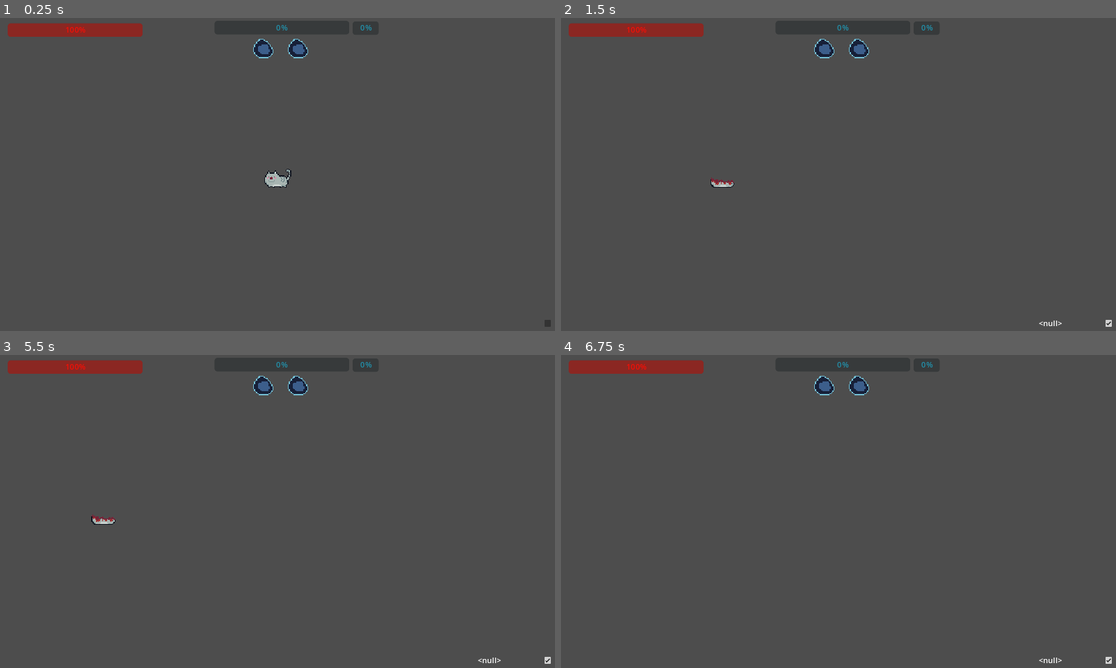
Above: before the commit, frames 1-4 (two rows, left to right).
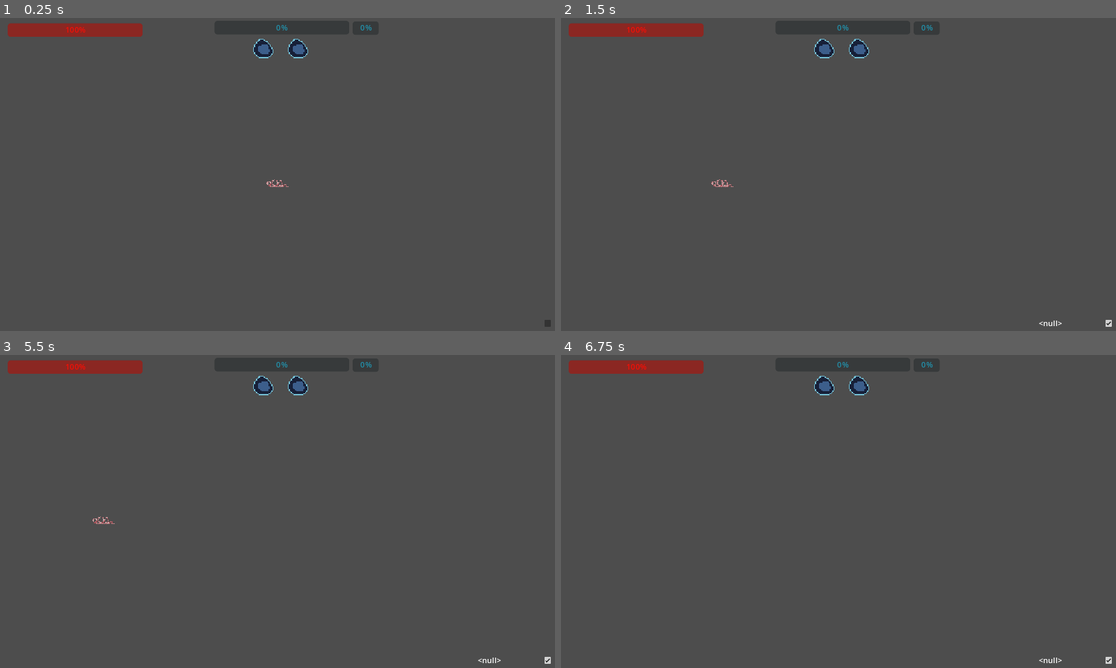
Above: after the commit, the same moments.

Repository: Deojee/project-sodalake
Game: Godot game, scene res://scenes/player.tscn
Two runs of this game, one before a commit and one after it. Both use one fixed random seed, a clock stepped at 60 frames per second and the inputs below. This scene is started directly instead of the project's main scene.
Inputs (mouse positions are in pixels of both pictures, inside the frame that each line leads up to):
- Up to frame 1 (0.25 s): no input
- Up to frame 2 (1.5 s): click (1110, 324) at 0.5 s; tap Enter (enter) at 1.25 s; move the mouse to (960, 158) at 1.27 s; hold D (right) from 1.28 s (still down); hold Enter (enter) from 1.28 s (still down)
- Up to frame 3 (5.5 s): click (399, 495) at 1.55 s; move the mouse to (166, 527) at 2.02 s; release D (right) at 2.03 s; release Enter (enter) at 2.03 s; hold S (down) 2.03-2.78 s; click (166, 527) at 2.1 s; tap Enter (enter) at 2.3, 3.5, 3.8, 5.3 s; tap Space at 2.75, 4.25 s; move the mouse to (333, 442) at 2.77 s; hold D (right) 2.78-3.53 s; hold / (commandLine) 2.78-3.53 s; click (333, 442) at 3.05 s; move the mouse to (249, 574) at 3.52 s; hold Up (up) 3.53-4.28 s; tap Shift (dash) at 3.6 s; move the mouse to (444, 558) at 4.27 s; hold Enter (enter) 4.28-5.03 s; hold Left (left) from 4.28 s (still down); click (444, 558) at 4.55 s; move the mouse to (111, 464) at 5.02 s; click (111, 464) at 5.1 s
- Up to frame 4 (6.75 s): move the mouse to (866, 511) at 5.77 s; release Left (left) at 5.78 s; hold S (down) 5.78-6.53 s; hold Tab (tab) 5.78-6.53 s; click (866, 511) at 6.05 s; tap Space at 6.5 s; move the mouse to (755, 433) at 6.52 s; hold D (right) from 6.53 s (still down); right-click (755, 433) at 6.6 s

The runs differ from the first frame. In frame 1, 0.2% of the frame differs, in the area x 47-53%, y 48-55%; in frame 2, 0.1%; in frame 3, 0.1%; in frame 4, nothing differs.
Error in both runs: Invalid assignment of property or key 'text' with value of type 'Nil' on a base object of type 'Label'. (res://scripts/Camera.gd:10)

Commit message:
added corpses and the ability to eat them

Diff:
--- a/scenes/avatar.tscn
+++ b/scenes/avatar.tscn
@@ -1,7 +1,7 @@
-[gd_scene load_steps=45 format=3 uid="uid://s5m7k8o6ld8g"]
+[gd_scene load_steps=37 format=3 uid="uid://s5m7k8o6ld8g"]
 
 [ext_resource type="Script" path="res://scripts/avatar.gd" id="1_5wxum"]
-[ext_resource type="Texture2D" uid="uid://dpc060um0utte" path="res://textures/player textures/ChubbyCatMelt.png" id="4_m2hkf"]
+[ext_resource type="Texture2D" uid="uid://d0d5ug85uj7gp" path="res://textures/player textures/catBones.png" id="2_7230q"]
 [ext_resource type="Texture2D" uid="uid://crujeocft2hy4" path="res://textures/player textures/walkToCamera (1).png" id="5_glsg1"]
 [ext_resource type="Texture2D" uid="uid://cbd1ovbk6e6f8" path="res://textures/player textures/ChubbyCatWalkV2 (2).png" id="6_88gbg"]
 [ext_resource type="Texture2D" uid="uid://ch5fch0btvb1n" path="res://textures/player textures/walkAwayFromCamera (1).png" id="7_34tr5"]
@@ -154,38 +154,6 @@
 shader_parameter/bloodColor = Color(0.494118, 0.0196078, 0.0705882, 1)
 shader_parameter/dissolve_texture = SubResource("NoiseTexture2D_asytj")
 
-[sub_resource type="AtlasTexture" id="AtlasTexture_o3v72"]
-atlas = ExtResource("4_m2hkf")
-region = Rect2(0, 0, 32, 32)
-
-[sub_resource type="AtlasTexture" id="AtlasTexture_ws7hk"]
-atlas = ExtResource("4_m2hkf")
-region = Rect2(32, 0, 32, 32)
-
-[sub_resource type="AtlasTexture" id="AtlasTexture_vb8fo"]
-atlas = ExtResource("4_m2hkf")
-region = Rect2(64, 0, 32, 32)
-
-[sub_resource type="AtlasTexture" id="AtlasTexture_tj83n"]
-atlas = ExtResource("4_m2hkf")
-region = Rect2(96, 0, 32, 32)
-
-[sub_resource type="AtlasTexture" id="AtlasTexture_c1bk8"]
-atlas = ExtResource("4_m2hkf")
-region = Rect2(0, 32, 32, 32)
-
-[sub_resource type="AtlasTexture" id="AtlasTexture_bjo3s"]
-atlas = ExtResource("4_m2hkf")
-region = Rect2(32, 32, 32, 32)
-
-[sub_resource type="AtlasTexture" id="AtlasTexture_mlowv"]
-atlas = ExtResource("4_m2hkf")
-region = Rect2(64, 32, 32, 32)
-
-[sub_resource type="AtlasTexture" id="AtlasTexture_046o2"]
-atlas = ExtResource("4_m2hkf")
-region = Rect2(96, 32, 32, 32)
-
 [sub_resource type="AtlasTexture" id="AtlasTexture_5hyxf"]
 atlas = ExtResource("5_glsg1")
 region = Rect2(0, 0, 32, 32)
@@ -254,28 +222,7 @@
 animations = [{
 "frames": [{
 "duration": 1.0,
-"texture": SubResource("AtlasTexture_o3v72")
-}, {
-"duration": 1.0,
-"texture": SubResource("AtlasTexture_ws7hk")
-}, {
-"duration": 1.0,
-"texture": SubResource("AtlasTexture_vb8fo")
-}, {
-"duration": 1.0,
-"texture": SubResource("AtlasTexture_tj83n")
-}, {
-"duration": 1.0,
-"texture": SubResource("AtlasTexture_c1bk8")
-}, {
-"duration": 1.0,
-"texture": SubResource("AtlasTexture_bjo3s")
-}, {
-"duration": 1.0,
-"texture": SubResource("AtlasTexture_mlowv")
-}, {
-"duration": 1.0,
-"texture": SubResource("AtlasTexture_046o2")
+"texture": ExtResource("2_7230q")
 }],
 "loop": false,
 "name": &"die",
@@ -475,7 +422,7 @@
 position = Vector2(2.07567e-12, 0)
 scale = Vector2(2, 2)
 sprite_frames = SubResource("SpriteFrames_pt4gs")
-animation = &"walkHorizontal"
+animation = &"die"
 
 [node name="walkAnimations" type="AnimationPlayer" parent="."]
 speed_scale = 2.0
--- /dev/null
+++ b/scenes/corpse.tscn
@@ -0,0 +1,86 @@
+[gd_scene load_steps=13 format=3 uid="uid://xiwli4o4nri0"]
+
+[ext_resource type="Script" path="res://scripts/corpse.gd" id="1_ewl60"]
+[ext_resource type="Texture2D" uid="uid://dpc060um0utte" path="res://textures/player textures/ChubbyCatMelt.png" id="2_2quvs"]
+
+[sub_resource type="CircleShape2D" id="CircleShape2D_7xcdo"]
+radius = 64.0
+
+[sub_resource type="AtlasTexture" id="AtlasTexture_u156f"]
+atlas = ExtResource("2_2quvs")
+region = Rect2(0, 0, 32, 32)
+
+[sub_resource type="AtlasTexture" id="AtlasTexture_stwrf"]
+atlas = ExtResource("2_2quvs")
+region = Rect2(32, 0, 32, 32)
+
+[sub_resource type="AtlasTexture" id="AtlasTexture_ekvsm"]
+atlas = ExtResource("2_2quvs")
+region = Rect2(64, 0, 32, 32)
+
+[sub_resource type="AtlasTexture" id="AtlasTexture_gftfa"]
+atlas = ExtResource("2_2quvs")
+region = Rect2(96, 0, 32, 32)
+
+[sub_resource type="AtlasTexture" id="AtlasTexture_pekv6"]
+atlas = ExtResource("2_2quvs")
+region = Rect2(0, 32, 32, 32)
+
+[sub_resource type="AtlasTexture" id="AtlasTexture_d3xfn"]
+atlas = ExtResource("2_2quvs")
+region = Rect2(32, 32, 32, 32)
+
+[sub_resource type="AtlasTexture" id="AtlasTexture_ljyx2"]
+atlas = ExtResource("2_2quvs")
+region = Rect2(64, 32, 32, 32)
+
+[sub_resource type="AtlasTexture" id="AtlasTexture_3jurl"]
+atlas = ExtResource("2_2quvs")
+region = Rect2(96, 32, 32, 32)
+
+[sub_resource type="SpriteFrames" id="SpriteFrames_t4wme"]
+animations = [{
+"frames": [{
+"duration": 1.0,
+"texture": SubResource("AtlasTexture_u156f")
+}, {
+"duration": 1.0,
+"texture": SubResource("AtlasTexture_stwrf")
+}, {
+"duration": 1.0,
+"texture": SubResource("AtlasTexture_ekvsm")
+}, {
+"duration": 1.0,
+"texture": SubResource("AtlasTexture_gftfa")
+}, {
+"duration": 1.0,
+"texture": SubResource("AtlasTexture_pekv6")
+}, {
+"duration": 1.0,
+"texture": SubResource("AtlasTexture_d3xfn")
+}, {
+"duration": 1.0,
+"texture": SubResource("AtlasTexture_ljyx2")
+}, {
+"duration": 1.0,
+"texture": SubResource("AtlasTexture_3jurl")
+}],
+"loop": false,
+"name": &"default",
+"speed": 5.0
+}]
+
+[node name="corpse" type="Node2D" groups=["pickup"]]
+z_index = 1
+script = ExtResource("1_ewl60")
+
+[node name="playerDetect" type="Area2D" parent="."]
+collision_layer = 0
+collision_mask = 2
+
+[node name="CollisionShape2D" type="CollisionShape2D" parent="playerDetect"]
+shape = SubResource("CircleShape2D_7xcdo")
+
+[node name="AnimatedSprite2D" type="AnimatedSprite2D" parent="."]
+scale = Vector2(2, 2)
+sprite_frames = SubResource("SpriteFrames_t4wme")
--- a/scenes/player.tscn
+++ b/scenes/player.tscn
@@ -1,12 +1,12 @@
-[gd_scene load_steps=43 format=3 uid="uid://btiyjph3m6gwl"]
+[gd_scene load_steps=35 format=3 uid="uid://btiyjph3m6gwl"]
 
 [ext_resource type="Script" path="res://scripts/Player.gd" id="1_5f547"]
 [ext_resource type="Material" uid="uid://dc4hfw2g0aq36" path="res://misc/hurtShaderMaterial.tres" id="2_en458"]
 [ext_resource type="Texture2D" uid="uid://ixf0vdsksjix" path="res://textures/New player (1).png" id="2_m42rr"]
 [ext_resource type="PackedScene" uid="uid://cye1y4d8a5eio" path="res://scenes/playerCamera.tscn" id="4_dgk2h"]
 [ext_resource type="AudioStream" uid="uid://cmn5ew5kli4fm" path="res://sounds/gun noises/pickUpGun.wav" id="5_xes2s"]
+[ext_resource type="Texture2D" uid="uid://d0d5ug85uj7gp" path="res://textures/player textures/catBones.png" id="6_1q5x1"]
 [ext_resource type="Texture2D" uid="uid://crujeocft2hy4" path="res://textures/player textures/walkToCamera (1).png" id="6_bq02q"]
-[ext_resource type="Texture2D" uid="uid://dpc060um0utte" path="res://textures/player textures/ChubbyCatMelt.png" id="6_jqmsj"]
 [ext_resource type="Texture2D" uid="uid://cbd1ovbk6e6f8" path="res://textures/player textures/ChubbyCatWalkV2 (2).png" id="7_brixu"]
 [ext_resource type="Texture2D" uid="uid://ch5fch0btvb1n" path="res://textures/player textures/walkAwayFromCamera (1).png" id="8_gwx24"]
 [ext_resource type="Texture2D" uid="uid://bprm28vas8do" path="res://textures/player textures/winnerCrown.png" id="10_ppesf"]
@@ -51,38 +51,6 @@
 "hurt": SubResource("Animation_8gclq")
 }
 
-[sub_resource type="AtlasTexture" id="AtlasTexture_o3v72"]
-atlas = ExtResource("6_jqmsj")
-region = Rect2(0, 0, 32, 32)
-
-[sub_resource type="AtlasTexture" id="AtlasTexture_ws7hk"]
-atlas = ExtResource("6_jqmsj")
-region = Rect2(32, 0, 32, 32)
-
-[sub_resource type="AtlasTexture" id="AtlasTexture_vb8fo"]
-atlas = ExtResource("6_jqmsj")
-region = Rect2(64, 0, 32, 32)
-
-[sub_resource type="AtlasTexture" id="AtlasTexture_tj83n"]
-atlas = ExtResource("6_jqmsj")
-region = Rect2(96, 0, 32, 32)
-
-[sub_resource type="AtlasTexture" id="AtlasTexture_c1bk8"]
-atlas = ExtResource("6_jqmsj")
-region = Rect2(0, 32, 32, 32)
-
-[sub_resource type="AtlasTexture" id="AtlasTexture_bjo3s"]
-atlas = ExtResource("6_jqmsj")
-region = Rect2(32, 32, 32, 32)
-
-[sub_resource type="AtlasTexture" id="AtlasTexture_mlowv"]
-atlas = ExtResource("6_jqmsj")
-region = Rect2(64, 32, 32, 32)
-
-[sub_resource type="AtlasTexture" id="AtlasTexture_046o2"]
-atlas = ExtResource("6_jqmsj")
-region = Rect2(96, 32, 32, 32)
-
 [sub_resource type="AtlasTexture" id="AtlasTexture_5hyxf"]
 atlas = ExtResource("6_bq02q")
 region = Rect2(0, 0, 32, 32)
@@ -151,28 +119,7 @@
 animations = [{
 "frames": [{
 "duration": 1.0,
-"texture": SubResource("AtlasTexture_o3v72")
-}, {
-"duration": 1.0,
-"texture": SubResource("AtlasTexture_ws7hk")
-}, {
-"duration": 1.0,
-"texture": SubResource("AtlasTexture_vb8fo")
-}, {
-"duration": 1.0,
-"texture": SubResource("AtlasTexture_tj83n")
-}, {
-"duration": 1.0,
-"texture": SubResource("AtlasTexture_c1bk8")
-}, {
-"duration": 1.0,
-"texture": SubResource("AtlasTexture_bjo3s")
-}, {
-"duration": 1.0,
-"texture": SubResource("AtlasTexture_mlowv")
-}, {
-"duration": 1.0,
-"texture": SubResource("AtlasTexture_046o2")
+"texture": ExtResource("6_1q5x1")
 }],
 "loop": false,
 "name": &"die",
@@ -329,7 +276,7 @@
 position = Vector2(2.07567e-12, 0)
 scale = Vector2(2, 2)
 sprite_frames = SubResource("SpriteFrames_xw5xu")
-animation = &"walkHorizontal"
+animation = &"die"
 
 [node name="walkAnimations" type="AnimationPlayer" parent="."]
 speed_scale = 2.0
--- a/scripts/Player.gd
+++ b/scripts/Player.gd
@@ -54,6 +54,7 @@
 
 		updateAnimation(velocity,dead)
 		updateAvatar()
+		$AnimatedSprite2D.material.set_shader_parameter("bloodAmount",1)
 
 		Globals.playerHealth = health
 		Globals.playerDashes = dashes
@@ -246,7 +247,7 @@
 
 func takeDamage(dir,knockback,damage,shooterId):
 
-	if dead:
+	if dead || Globals.resetting:
 		return
 
 	health -=damage
@@ -263,6 +264,7 @@
 		if !dead:
 			Globals.world.died(shooterId)
 			Globals.deaths += 1
+			Globals.world.createCorpse(global_position)
 		dead = true
 		Globals.playerIsDead = true
 
--- /dev/null
+++ b/scripts/corpse.gd
@@ -0,0 +1,29 @@
+extends Node2D
+
+var id
+var type
+
+
+func setType(pos,id):
+	position = pos
+	self.id = id
+	name = "corpse" + str(id)
+
+
+
+# Called when the node enters the scene tree for the first time.
+func _ready():
+	$AnimatedSprite2D.play("default")
+	pass # Replace with function body.
+
+
+# Called every frame. 'delta' is the elapsed time since the previous frame.
+func _process(delta):
+
+	if $AnimatedSprite2D.is_playing():
+		return
+
+	if $playerDetect.get_overlapping_bodies().size() > 0 and Globals.playerIsDead == false:
+		Globals.world.playSoundFromPath("res://sounds/player noises/eatCorpse.wav",global_position)
+		Globals.world.eatCorpse(id,Globals.multiplayerId)
+	pass
--- a/scripts/world.gd
+++ b/scripts/world.gd
@@ -12,7 +12,7 @@
 
 	#hope
 
-	print(genericShoot)
+	#print(genericShoot)
 
 	Globals.kills = 0
 	Globals.deaths = 1
@@ -56,7 +56,7 @@
 			lastUpdatedStuff = Time.get_ticks_msec()
 			updateScores()
 			setMaxHealth(Globals.maxPlayerHealth)
-			print("updating shite")
+			#print("updating shite")
 
 		#for checking if we should reset the game
 		var livingPlayers = 0
@@ -281,6 +281,36 @@
 	objectHolder.call_deferred("add_child",weapon,true)
 
 
+var corpsesSpawned = 0
+var corpsePath = preload("res://scenes/corpse.tscn")
+func createCorpse(pos):
+	weaponsSpawned += 1
+	rpc("_createCorpse",pos,corpsesSpawned)
+@rpc("any_peer", "call_local") func _createCorpse(pos,corpseNum):
+
+	var corpse = corpsePath.instantiate()
+	corpse.setType(pos,corpseNum)
+
+	var objectHolder = get_tree().get_first_node_in_group("objectHolder")
+	objectHolder.call_deferred("add_child",corpse,true)
+
+func eatCorpse(id,playerId):
+	rpc("_eatCorpse",id,playerId)
+@rpc("any_peer", "call_local") func _eatCorpse(corpseId,playerId):
+
+	if Globals.multiplayerId == playerId:
+		if !Globals.player.holdingWeapon:
+
+			Globals.player.health += 50
+
+
+
+	var objectHolder = get_tree().get_first_node_in_group("objectHolder")
+	var child = objectHolder.get_node_or_null("corpse" + str(corpseId))
+	if child != null:
+		child.queue_free()
+
+
 func gunPickup(id,type):
 	rpc("_gunPickup",id,Globals.multiplayerId,type)
 @rpc("any_peer", "call_local") func _gunPickup(gunId,playerId,type):
Not shown, added: sounds/player noises/eatCorpse.wav.import
Binary file added: textures/player textures/catBones.png
Not shown, added: textures/player textures/catBones.png.import
Not shown, added: sounds/player noises/eatCorpse.wav
